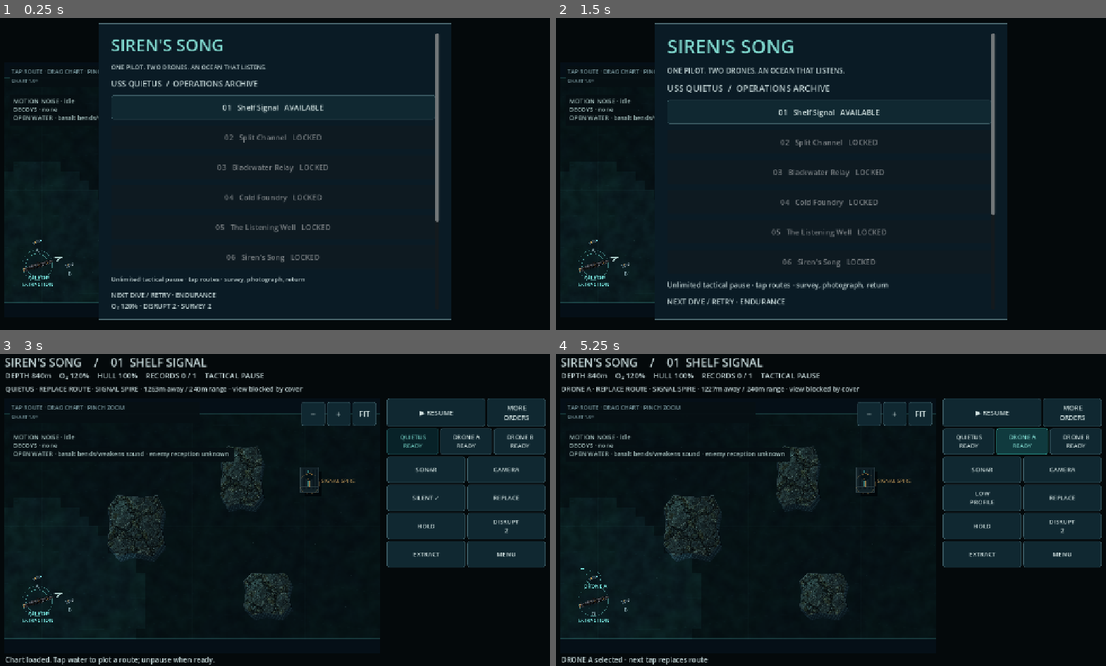
Above: before the commit, frames 1-4 (two rows, left to right).
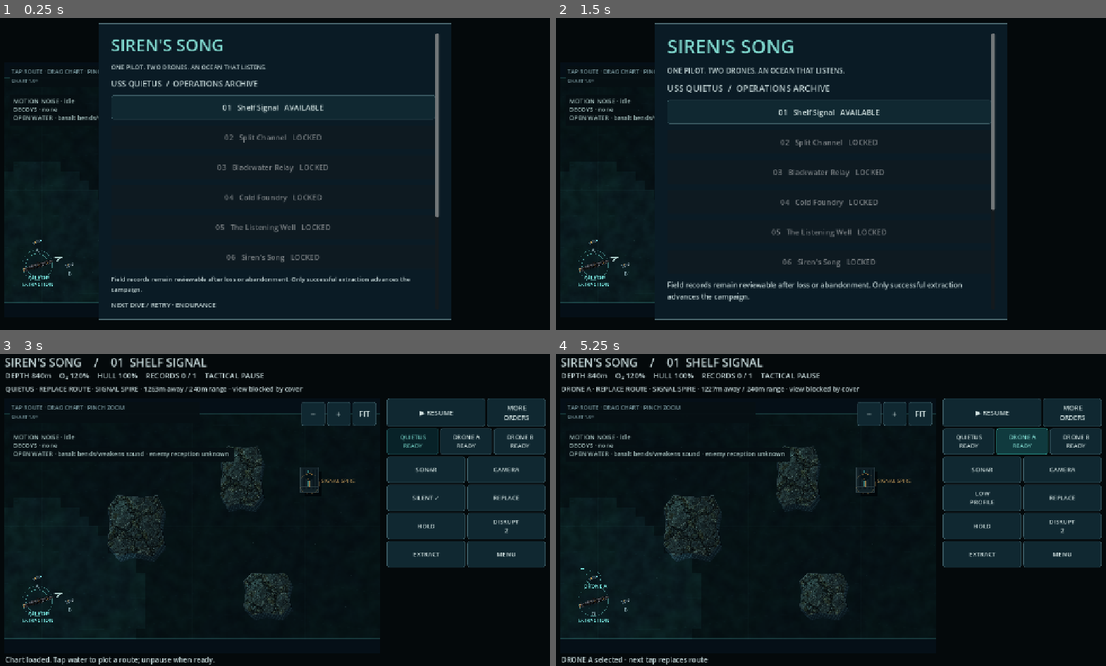
Above: after the commit, the same moments.

Repository: pemunson90-cmd/Siren-s-Song
Game: Godot game, scene res://scenes/main.tscn
Same seed, same stepped clock (60 frames per second), same inputs: the game is played once before the commit and once after it.
Inputs:
- Up to frame 1 (0.25 s): no input
- Up to frame 2 (1.5 s): click "01 Shelf Signal AVAILABLE" at 0.5 s; click "BACK TO OPERATIONS" at 1.25 s
- Up to frame 3 (3 s): click "01 Shelf Signal AVAILABLE" at 2 s; click "ENTER WATER START PAUSED" at 2.75 s
- Up to frame 4 (5.25 s): click "QUIETUS READY" at 3.5 s; click "QUIETUS READY" at 4.25 s; click "DRONE A READY" at 5 s

The runs differ from the first frame. In frame 1, 0.9% of the frame differs, in the area x 20-80%, y 63-94%; in frame 2, 1.0%, in the area x 20-80%, y 61-93%; in frame 3, less than 0.1%; in frame 4, less than 0.1%.

Commit message:
fix: describe retained observations as field records

Diff:
--- a/game/src/main.gd
+++ b/game/src/main.gd
@@ -386,8 +386,8 @@
 		var b=_button(panel_box,"%02d   %s   %s"%[i+1,Simulation.Missions.TITLES[i],"RECOVERED" if i in completed else ("AVAILABLE" if i<=unlocked else "LOCKED")],func(): print("SS_MISSION_SELECT ",id); _briefing(id))
 		b.disabled=i>unlocked
 		b.set_meta("action","mission%d"%i)
-	if not recovered_evidence.is_empty(): _button(panel_box,"REVIEW RECOVERED RECORDS" if recovered_evidence.has("blackwater_request") or recovered_evidence.has("blackwater_reply") or recovered_evidence.has("well_pattern") or recovered_evidence.has("well_signature") else "REVIEW OPTICAL RECORDS",func(): _evidence_gallery(0),"evidence")
-	_menu_text("Unlimited tactical pause · tap routes · survey, photograph, return",14)
+	if not recovered_evidence.is_empty(): _button(panel_box,"REVIEW FIELD RECORDS",func(): _evidence_gallery(0),"evidence")
+	_menu_text("Field records remain reviewable after loss or abandonment. Only successful extraction advances the campaign.",14)
 	var stock=_loadout_stock(upgrade)
 	_menu_text("NEXT DIVE / RETRY · %s\nO₂ %d%% · DISRUPT %d · SURVEY %d"%[upgrade.to_upper(),stock[0],stock[1],stock[2]],15)
 	var rows=["COMPARE: O₂ / DISRUPT / SURVEY"]
@@ -427,15 +427,15 @@
 		_menu_text(sim.mission.record,22)
 		_menu_text("Dive time %02d:%02d  /  Hull %d%%  /  Life support %d%%"%[int(sim.elapsed)/60,int(sim.elapsed)%60,int(sim.hull),int(sim.oxygen)],17)
 		if mission_index==5:
-			_menu_text("YOUR RECOVERED ARCHIVE · ACROSS DIVES",14)
+			_menu_text("YOUR FIELD RECORD · ACROSS DIVES",14)
 			_menu_text(preload("res://src/campaign/archive_recap.gd").summary(recovered_evidence),14)
-		if not recovered_evidence.is_empty(): _button(panel_box,"REVIEW RECOVERED RECORDS" if recovered_evidence.has("blackwater_request") or recovered_evidence.has("blackwater_reply") or recovered_evidence.has("well_pattern") or recovered_evidence.has("well_signature") else "REVIEW OPTICAL RECORDS",func(): _evidence_gallery(0),"evidence")
+		if not recovered_evidence.is_empty(): _button(panel_box,"REVIEW FIELD RECORDS",func(): _evidence_gallery(0),"evidence")
 		if mission_index==5:
 			var discovery="The crown points into the trench. Unarmed wakes lead away from the fracture. Quietus’ hydrophones resolve what the images could not: they are evacuating.\n\n" if sim.mission.get("finale_revision",0)==1 else ""
 			_menu_text("THE SONG CONTINUES\n\n"+discovery+"You return with a warning, not a firing solution. Above you, the flee …(188 unchanged characters)…
 		else: _button(panel_box,"NEXT DIVE",func(): _briefing(mission_index+1),"next_dive")
 	else:
-		_menu_text("SIGNAL LOST",32); _menu_text(sim.message,22); _menu_text("Recovered campaign records are preserved. Replan your approach from tactical pause.",17)
+		_menu_text("SIGNAL LOST",32); _menu_text(sim.message,22); _menu_text("Field records remain reviewable after loss or abandonment. Only successful extraction advances the campaign.",17)
 	_button(panel_box,"RETRY DIVE",func(): _briefing(mission_index),"retry")
 	_button(panel_box,"OPERATIONS ARCHIVE",_show_campaign,"back")
 	_save_archive()
@@ -650,7 +650,7 @@
 	if recovered_evidence.is_empty(): _show_campaign(); return
 	sim.paused=true; screen="evidence"; _clear_menu()
 	var keys=recovered_evidence.keys(); var entry=recovered_evidence[keys[index%keys.size()]]
-	_menu_text("RECOVERED %s / %d OF %d"%["ACOUSTIC" if _evidence_is_text(entry) else ("HYDROPHONES" if entry.optical in ["blackwater_request","blackwater_reply"] else "OPTICAL"),index+1,keys.size()],18)
+	_menu_text("FIELD %s RECORDS / %d OF %d"%["ACOUSTIC" if _evidence_is_text(entry) else ("HYDROPHONE" if entry.optical in ["blackwater_request","blackwater_reply"] else "OPTICAL"),index+1,keys.size()],18)
 	_menu_text(entry.name,28)
 	if not _evidence_is_text(entry):
 		var image=TextureRect.new(); image.texture=preload("res://src/presentation/evidence_catalog.gd").IMAGES[entry.optical]
--- a/game/tests/archive_recap_ui_tests.gd
+++ b/game/tests/archive_recap_ui_tests.gd
@@ -16,7 +16,7 @@
 	root.size=Vector2i(1280,720);await settle()
 	game=load("res://scenes/main.tscn").instantiate();game.capture_scenario="archive-recap-ui-fixture";root.add_child(game);await settle()
 	Fixtures.apply(game,true);var before=var_to_bytes(game.recovered_evidence);game._debrief();await settle()
-	check(labels().any(func(t):return t.begins_with("YOUR RECOVERED ARCHIVE") and "ACROSS DIVES" in t),"final success labels the recap as retained across dives")
+	check(labels().any(func(t):return t.begins_with("YOUR FIELD RECORD") and "ACROSS DIVES" in t),"final success labels the field record as retained across dives")
 	check(Recap.summary(game.recovered_evidence) in labels(),"actual final debrief displays the earned-key summary")
 	check(var_to_bytes(game.recovered_evidence)==before,"debrief recap does not alter retained archive entries")
 	check(labels().any(func(t):return "You return with a warning, not a firing solution." in t),"existing final warning and ending remain present")
@@ -27,8 +27,8 @@
 	game.sim.outcome="won";game._debrief();await settle()
 	check("No chapter records are retained." in labels(),"legacy finale without evidence displays an honest empty archive")
 	game._start_mission(4);game.sim.outcome="won";game._debrief();await settle()
-	check(not labels().any(func(t):return t.begins_with("YOUR RECOVERED ARCHIVE")),"ordinary chapter debrief stays unchanged")
+	check(not labels().any(func(t):return t.begins_with("YOUR FIELD RECORD")),"ordinary chapter debrief stays unchanged")
 	game._start_mission(5);game.sim.outcome="lost";game._debrief();await settle()
-	check(not labels().any(func(t):return t.begins_with("YOUR RECOVERED ARCHIVE")),"final loss does not fabricate a recovered-archive payoff")
+	check(not labels().any(func(t):return t.begins_with("YOUR FIELD RECORD")),"final loss does not fabricate a successful-dive recap")
 	game.queue_free();await process_frame;await create_timer(.5).timeout
 	print("ARCHIVE RECAP UI CHECKS ",checks," FAILURES ",failures);quit(1 if failures else 0)
--- a/game/tests/blackwater_ui_scenarios.gd
+++ b/game/tests/blackwater_ui_scenarios.gd
@@ -21,7 +21,7 @@
 	for child in game.panel_box.get_children():
 		if child is TextureRect:images.append(child.texture.resource_path)
 		if child is Label:copy+=child.text+"\n"
-	t.check(images==["res://assets/evidence/blackwater_request.png"] and "RECOVERED OPTICAL" not in copy,"earned hydrophone record uses its distinct plate and honest archive heading")
+	t.check(images==["res://assets/evidence/blackwater_request.png"] and "FIELD HYDROPHONE RECORDS / 1 OF 1" in copy,"earned hydrophone field record uses its distinct plate without implying extraction")
 	t.check(game.store.valid(game._archive()),"completed receiver progress and new record are valid in the existing campaign archive")
 	game.sim.mission.objectives[1].captured=true;game._retain_evidence();game._evidence_gallery(1);await t.process_frame
 	images.clear()
